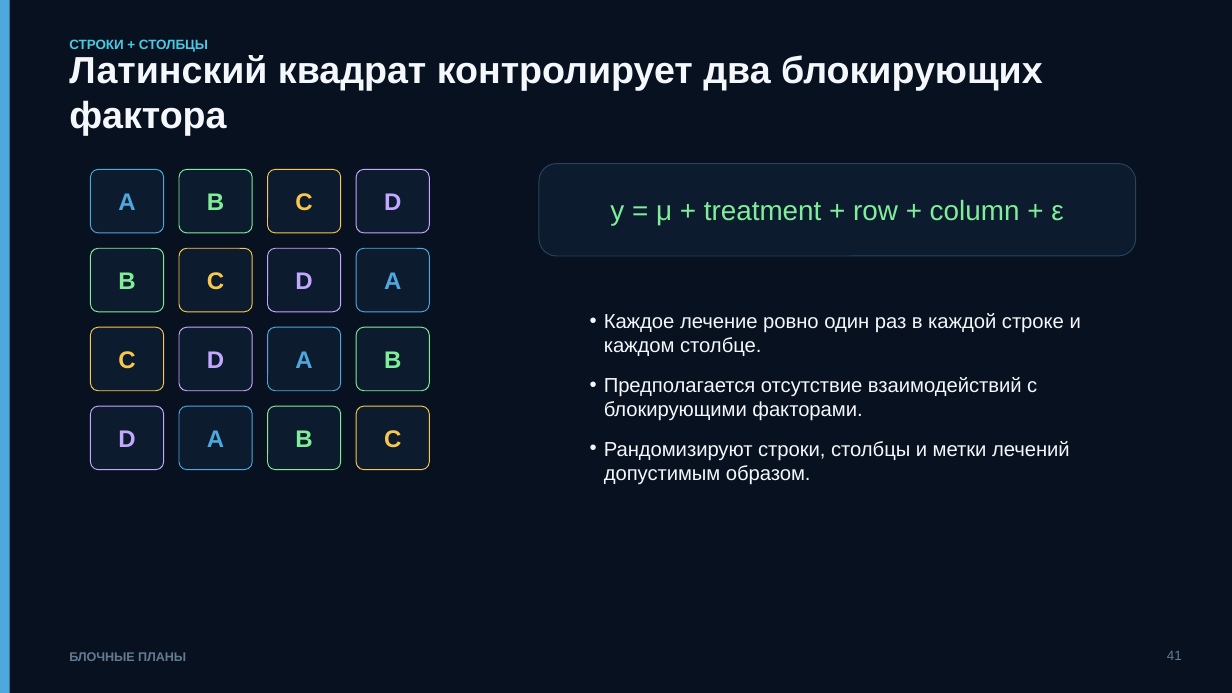
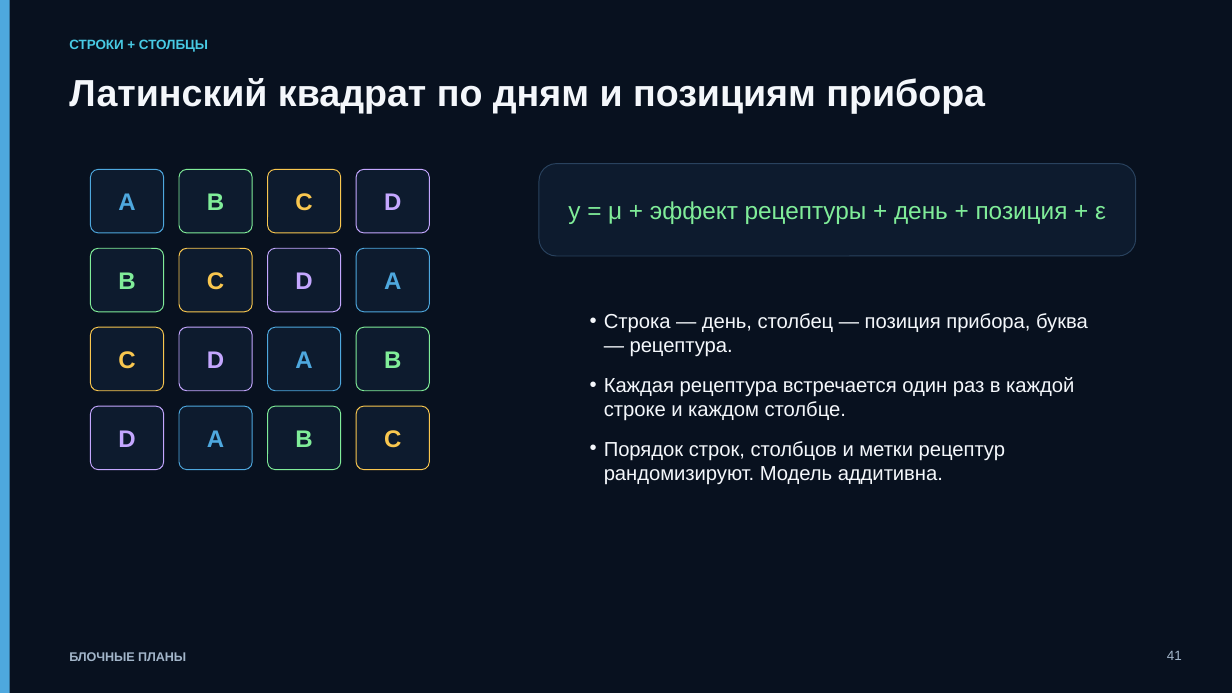
Before and after one commit to ashrpv/computer_science_in_nanoscience, a slide deck: slide 41 of slides/07-random_effects_and_blocks.pptx. Drawn at 1232x693 pixels with LibreOffice and Linux fonts; fonts in the diff are those of the drawing. Boxes give left, top, right and bottom in pixels: in the first picture for what was removed or moved away, otherwise in the second. Text is boxed around its words. In the diff, an @@ line names an element or a change of style, - is before the commit and + after.

```diff
--- a/slides/07-random_effects_and_blocks.pptx
+++ b/slides/07-random_effects_and_blocks.pptx
@@ text at (69, 78, 985, 113): text changed @@
-Латинский квадрат контролирует два блокирующих фактора
+Латинский квадрат по дням и позициям прибора
@@ text at (568, 201, 1106, 224): text changed; size 21.8 to 19 pt @@
-y = μ + treatment + row + column + ε
+y = μ + эффект рецептуры + день + позиция + ε
@@ text at (604, 313, 1088, 485): text changed @@
-• Каждое лечение ровно один раз в каждой строке и каждом столбце.
-• Предполагается отсутствие взаимодействий с блокирующими факторами.
-• Рандомизируют строки, столбцы и метки лечений допустимым образом.
+• Строка — день, столбец — позиция прибора, буква — рецептура.
+• Каждая рецептура встречается один раз в каждой строке и каждом столбце.
+• Порядок строк, столбцов и метки рецептур рандомизируют. Модель аддитивна.
@@ text "БЛОЧНЫЕ ПЛАНЫ" at (69, 652, 186, 661): text colour #637A92 to #A2B5C9 @@
@@ text "41" at (1167, 651, 1182, 660): text colour #637A92 to #A2B5C9 @@
```
Also in this commit, not shown: 40 other slides changed, 2 slides added, 2 slides removed, 8 other files.
